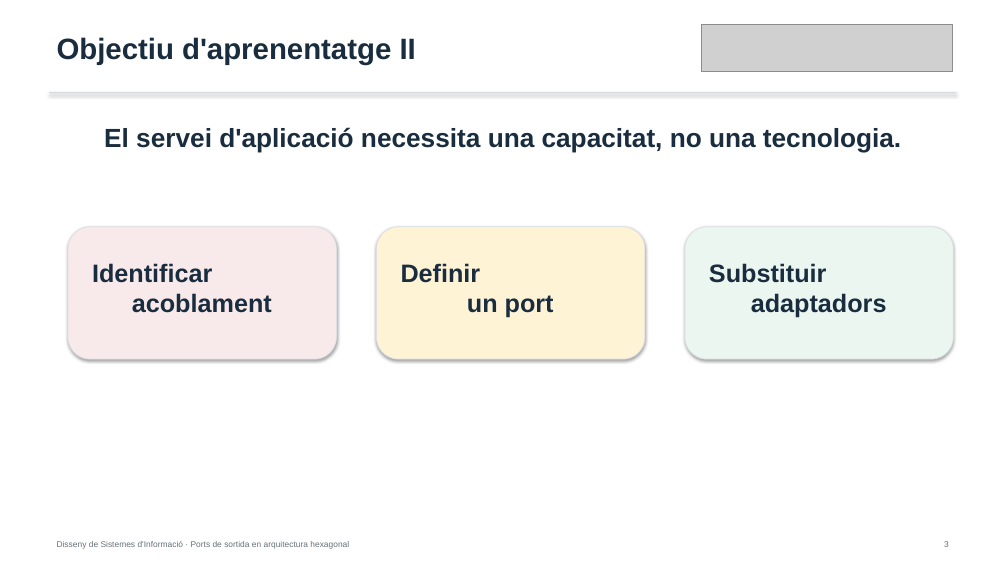
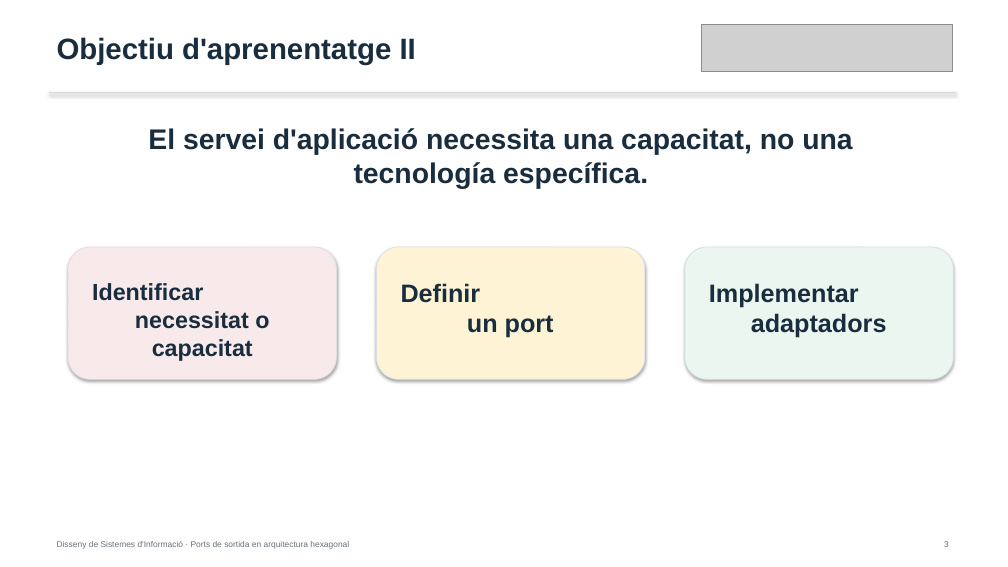
Before and after one commit to alfredorueda/HexaStock, a slide deck: slide 4 of doc/presentations/defensa-placa-permanent-dsi-ports-sortida-hexagonal/output/IMPORTANTE_MANUAL_defensa-dsi-ports-sortida-hexagonal.pptx. Drawn at 1008x567 pixels with LibreOffice and Linux fonts; fonts in the diff are those of the drawing; grey boxes stand for pictures. Boxes give left, top, right and bottom in pixels: in the first picture for what was removed or moved away, otherwise in the second. Text is boxed around its words. In the diff, an @@ line names an element or a change of style, - is before the commit and + after.

```diff
--- a/doc/presentations/defensa-placa-permanent-dsi-ports-sortida-hexagonal/output/IMPORTANTE_MANUAL_defensa-dsi-ports-sortida-hexagonal.pptx
+++ b/doc/presentations/defensa-placa-permanent-dsi-ports-sortida-hexagonal/output/IMPORTANTE_MANUAL_defensa-dsi-ports-sortida-hexagonal.pptx
@@ text at box(148, 128, 852, 189): text changed; size 25 to 27 pt @@
-El servei d'aplicació necessita una capacitat, no una tecnologia.
+El servei d'aplicació necessita una capacitat, no una tecnología específica.
@@ 3 rounded rectangles, 1 text: place and size @@
-3 rounded rectangles, 1 text at box(68, 227, 954, 359)
+3 rounded rectangles, 1 text at box(68, 247, 954, 380)
@@ text at box(92, 283, 269, 361): text changed; size 24 to 22.2 pt @@
-Identificar
-acoblament
+Identificar
+necessitat o capacitat
@@ text at box(709, 283, 887, 338): text changed @@
-Substituir
-adaptadors
+Implementar
+adaptadors
```
Also in this commit, not shown: 10 other slides changed, 1 slide removed, 12 other files.
